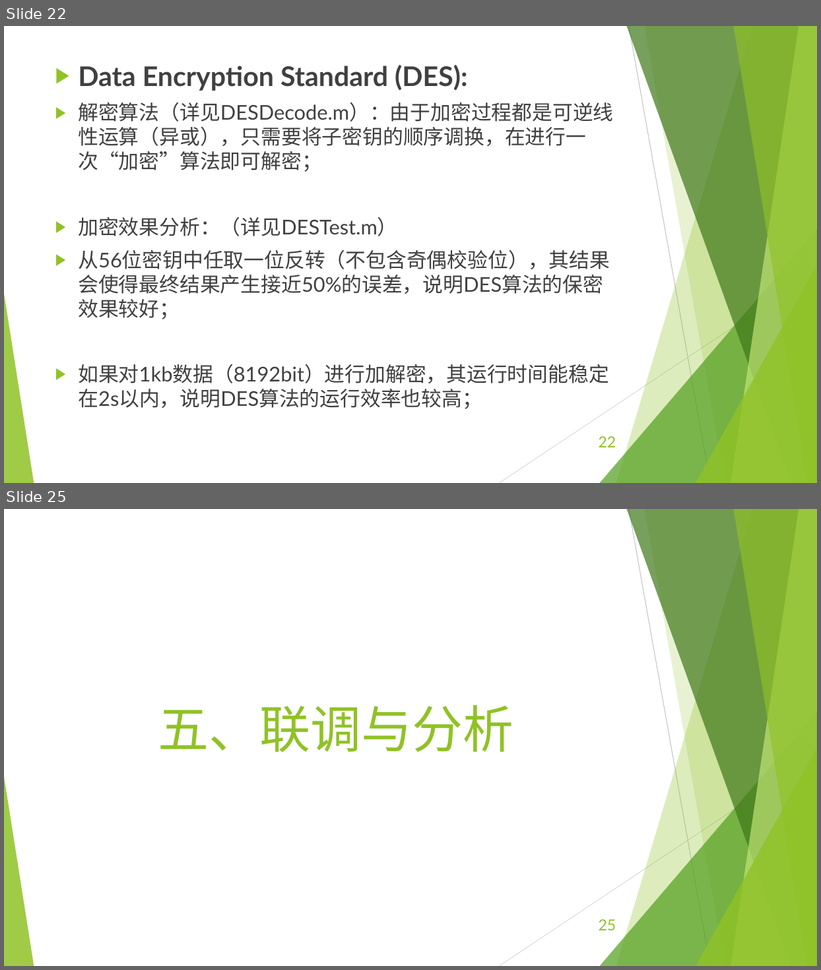
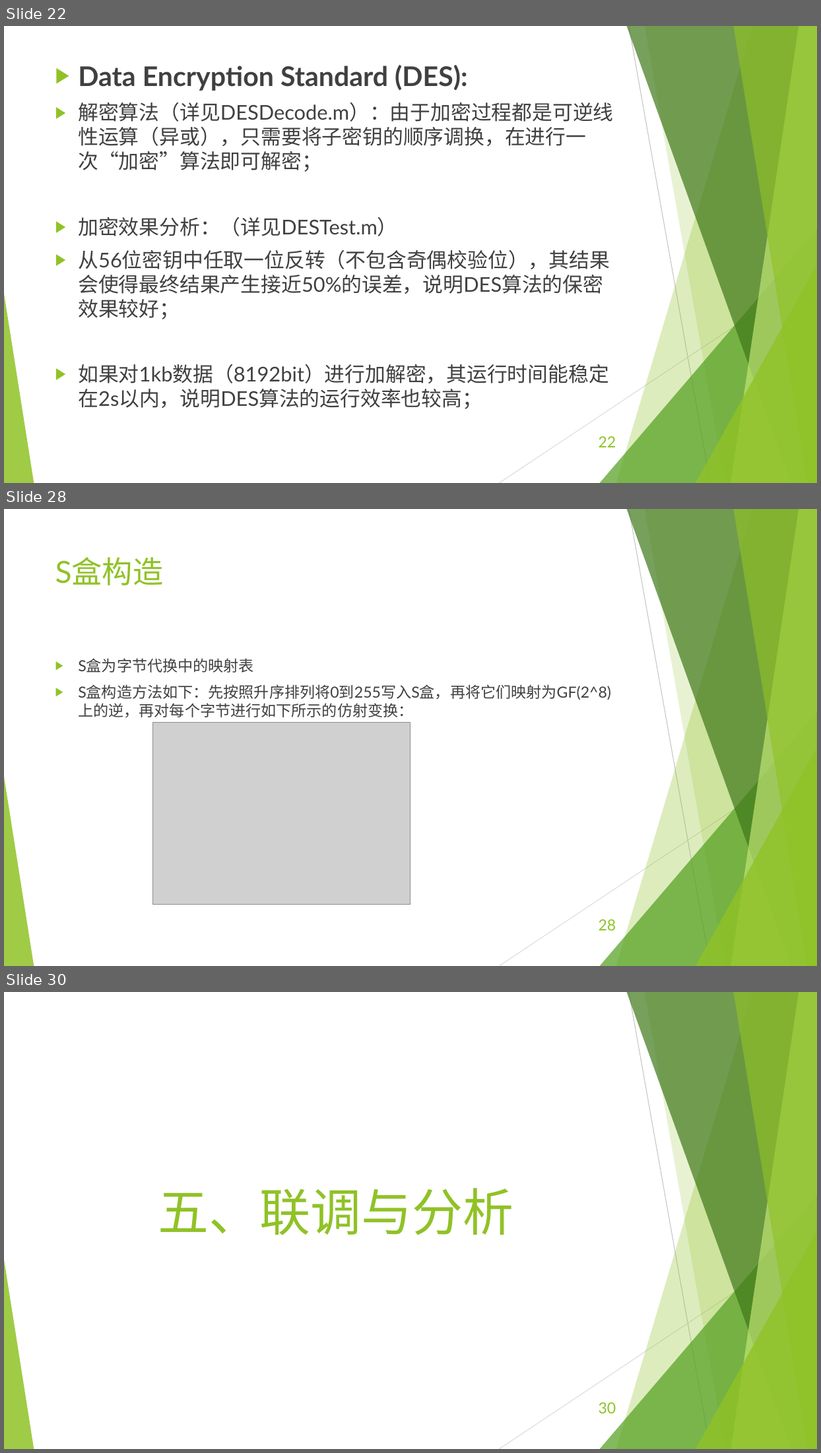
Before and after one commit to EECodingPresentation/project2, a slide deck: 展示报告.pptx. Shown one above the other, each under a label of ours: slides 22 and 25 before the commit, slides 22, 28 and 30 after it; the slides between them are not shown. The pictures are 821x970 and 821x1453 pixels, drawn with LibreOffice and Linux fonts; fonts in the diff are those of the drawing; grey boxes stand for pictures. Boxes give left, top, right and bottom in pixels: in the first picture for what was removed or moved away, otherwise in the second. Text is boxed around its words. In the diff, an @@ line names an element or a change of style, - is before the commit and + after.

```diff
--- a/展示报告.pptx
+++ b/展示报告.pptx
@@ slide 28 added at (4,509,817,966), background #FFFFFF; not listed: 10 template elements that a slide beside it also shows @@
@@ title added at (55,557,164,586), 36 pt, text #90C226 @@
+S盒构造
@@ text added at (78,658,611,718), 18 pt, text #404040 @@
+▶ S盒为字节代换中的映射表
+▶ S盒构造方法如下：先按照升序排列将0到255写入S盒，再将它们映射为GF(2^8)上的逆，再对每个字节进行如下所示的仿射变换：
@@ picture added at (153,722,411,905) @@
@@ page number added at (599,920,616,931), 18 pt, text #90C226 @@
+28
@@ what was slide 25 is now slide 30 @@
@@ page number at (599,1403,616,1414): text changed @@
-25
+30
```
Also in this commit, not shown: 1 slide changed, 5 other slides added, 1 slide removed, 12 other files.
